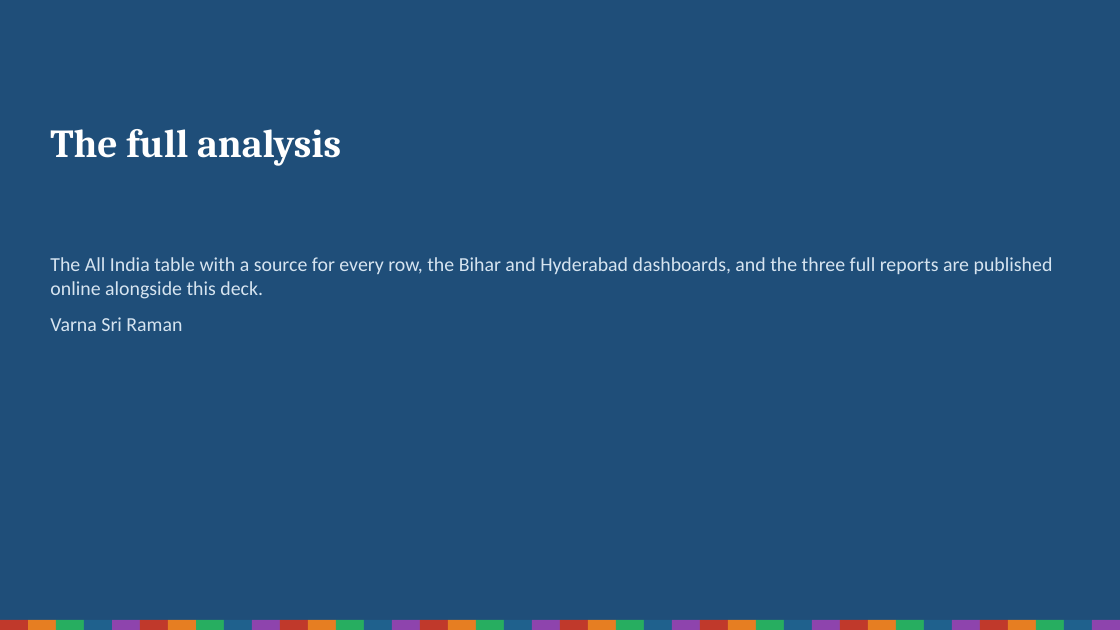
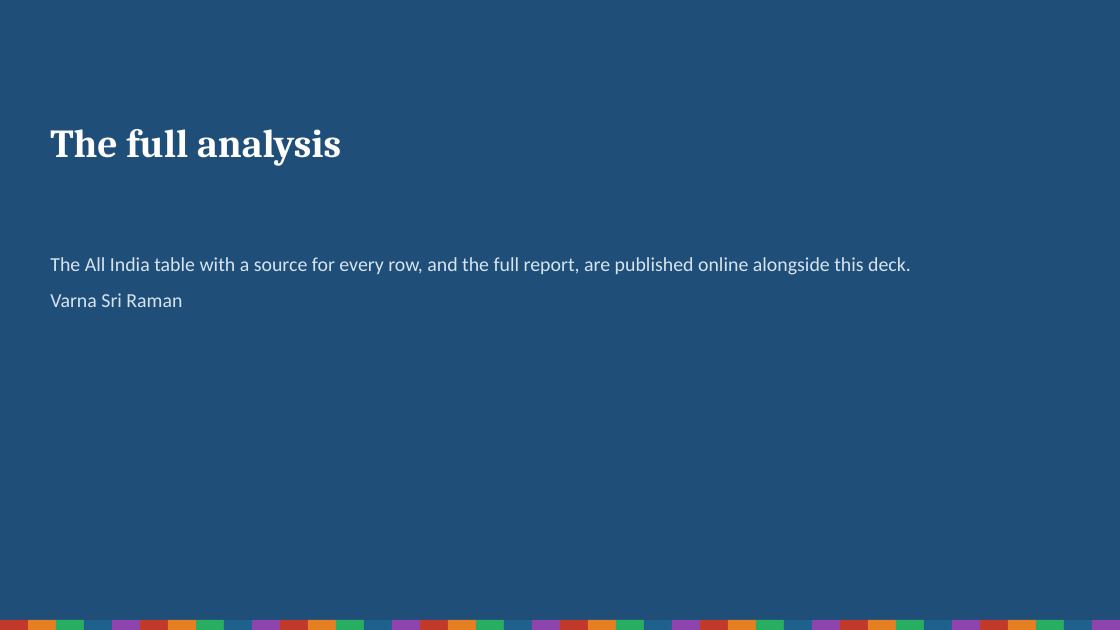
Before and after one commit to Varnasr/INDIA-DATA, a slide deck: slide 14 of reports/sir-india-deck.pptx (slide 16 before the commit). Drawn at 1120x630 pixels with LibreOffice and Linux fonts; fonts in the diff are those of the drawing. Boxes give left, top, right and bottom in pixels: in the first picture for what was removed or moved away, otherwise in the second. Text is boxed around its words. In the diff, an @@ line names an element or a change of style, - is before the commit and + after.

```diff
--- a/reports/sir-india-deck.pptx
+++ b/reports/sir-india-deck.pptx
@@ text at (50,257,911,275): text changed @@
-The All India table with a source for every row, the Bihar and Hyderabad dashboards, and the three full reports are published online alongside this deck.
+The All India table with a source for every row, and the full report, are published online alongside this deck.
```
Also in this commit, not shown: 4 other slides changed, 2 slides removed, 9 other files.
